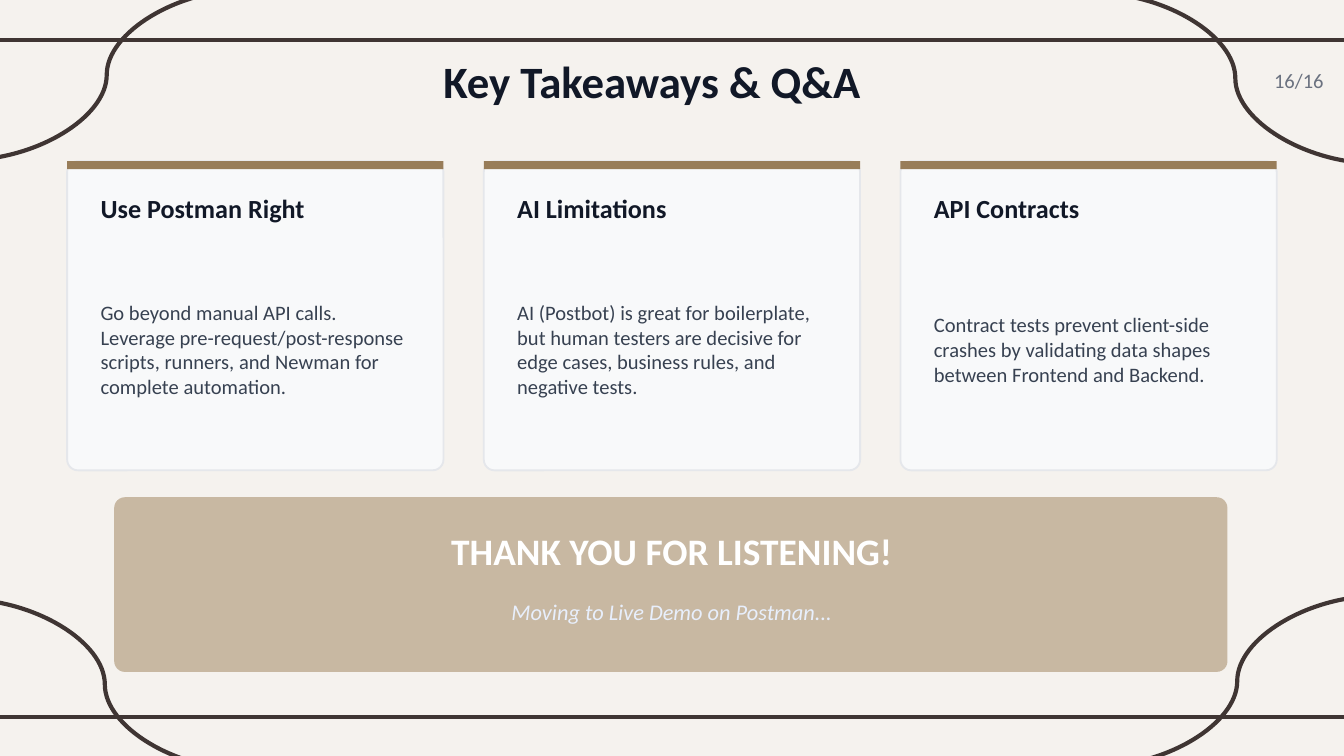
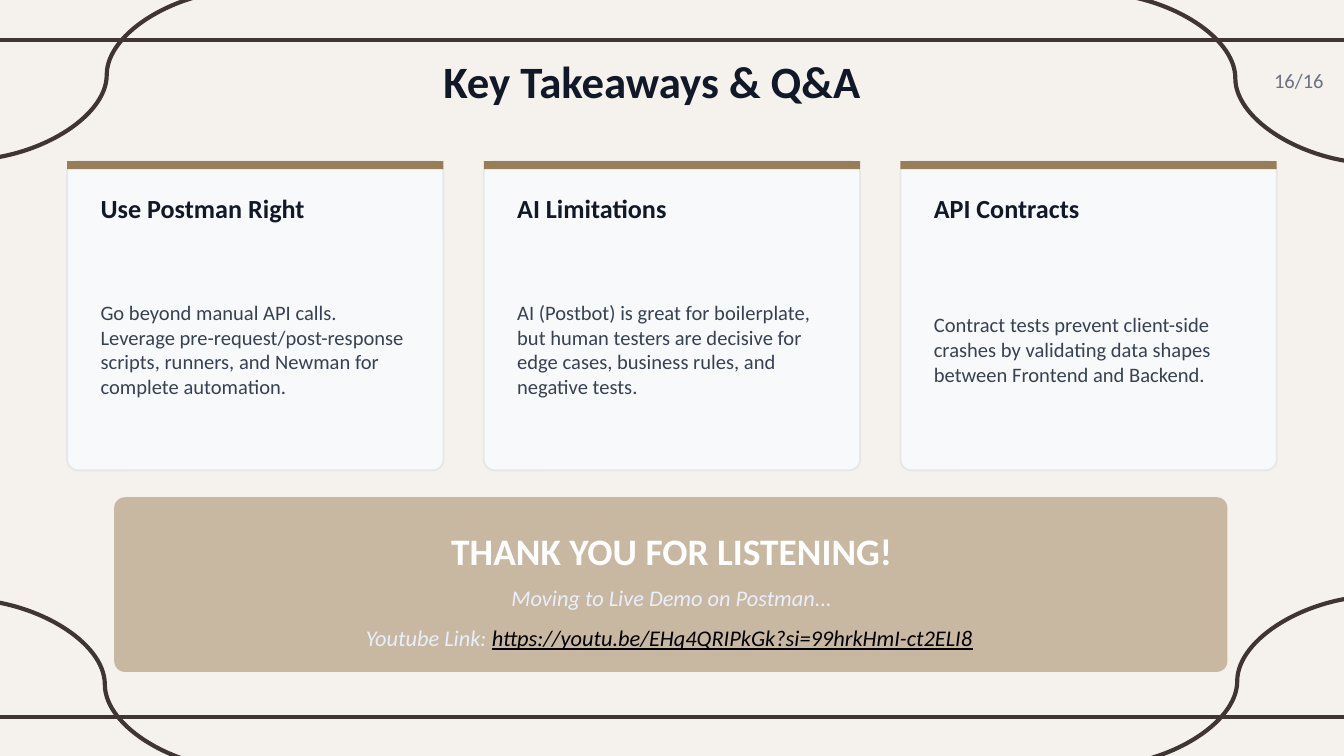
Before and after one commit to Hoang105205/Group04-Topic06-API-Contract-Testing, a slide deck: slide 16 of thuan/Slide.pptx. Drawn at 1344x756 pixels with LibreOffice and Linux fonts; fonts in the diff are those of the drawing. Boxes give left, top, right and bottom in pixels: in the first picture for what was removed or moved away, otherwise in the second. Text is boxed around its words. In the diff, an @@ line names an element or a change of style, - is before the commit and + after.

Commit message:
docs: update youtube demo link into Slide.

```diff
--- a/thuan/Slide.pptx
+++ b/thuan/Slide.pptx
@@ text "Moving to Live Demo on ..." moved from (x1=511, y1=605, x2=832, y2=624) to (x1=511, y1=591, x2=832, y2=610) @@
@@ text added at (x1=366, y1=630, x2=972, y2=650), 12 pt, text #000000, italic, underline @@
+Youtube Link: https://youtu.be/EHq4QRIPkGk?si=99hrkHmI-ct2ELI8
```
Also in this commit, not shown: 2 other files.
